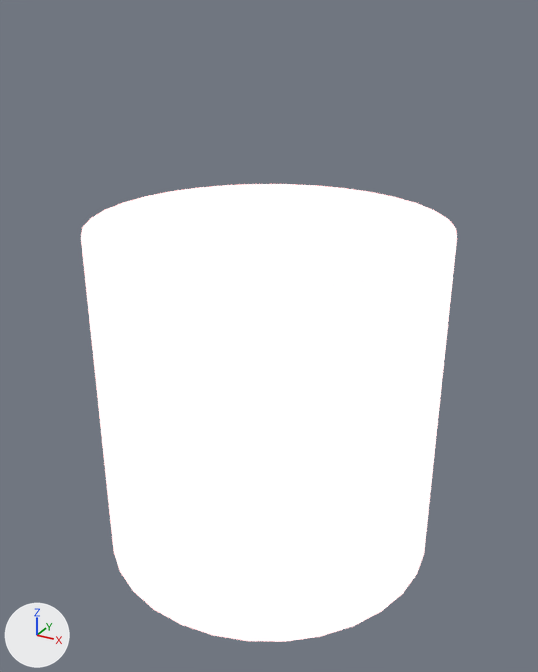
What one commit did to the glTF model Cylynder.glb.
Rendered twice from a camera (50 mm lens) standing at (1.91, -3.48, 2.07) and looking at (0.03, -0.05, 0.35). The lights are fixed; the arrows at lower left show +X, +Y and +Z.
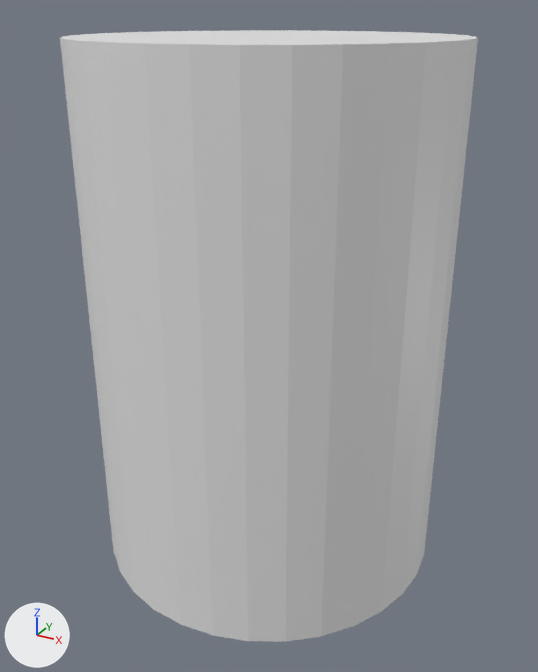
The newer file is also turned or shifted as a whole; pictures and numbers use the older file's frame.

What differs and where, as boxes (x1, y1, x2, y2) in the pictures (538 x 672 px):
'Cylinder', recoloured, moved, rescaled (11% wider, 34% taller)
    before: (81, 184, 457, 642)
    after: (60, 30, 478, 642)

The change, as a diff of the scene's bpy script:
```diff
--- a/Cylynder.glb.py
+++ b/Cylynder.glb.py
@@ mat_material_001 @@
+mat_material_001 = principled_material('Material.001')
+mat_material_001.base_color = (0.8, 0.8, 0.8)  # white #e7e7e7
@@ me_cylinder @@
 me_cylinder.from_pydata(...)  # 64 vertices, 124 faces; spans x -1.0..1.0, y -1.0..1.0, z -1.0..1.0
-me_cylinder.materials.append(mat_celinder)  # red #ff0000
+me_cylinder.materials.append(mat_material_001)  # white #e7e7e7
@@ ob_cylinder @@
 ob_cylinder = bpy.data.objects.new('Cylinder', me_cylinder)
-ob_cylinder.location = (0.0, 0.0, 0.0)
+ob_cylinder.location = (0.0, 0.0, 0.474)
+ob_cylinder.scale = (1.0, 1.0, 1.47)
```
